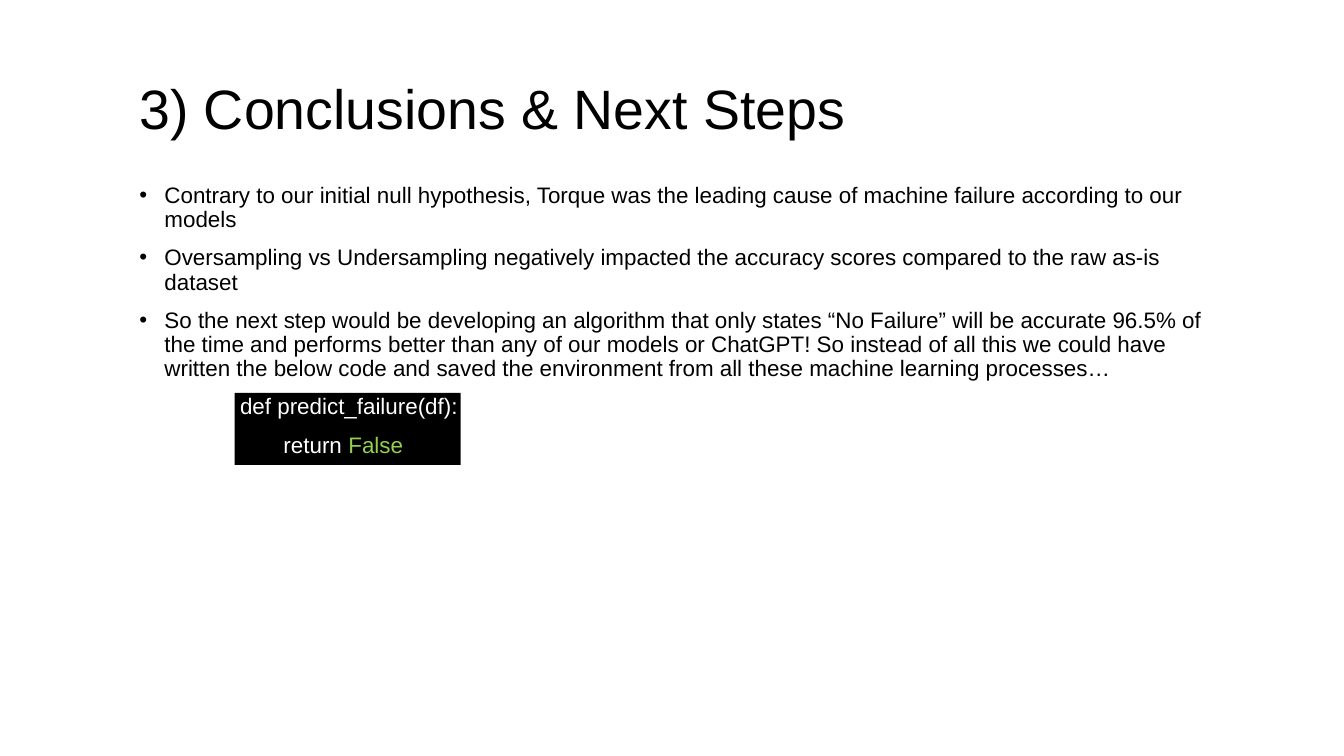
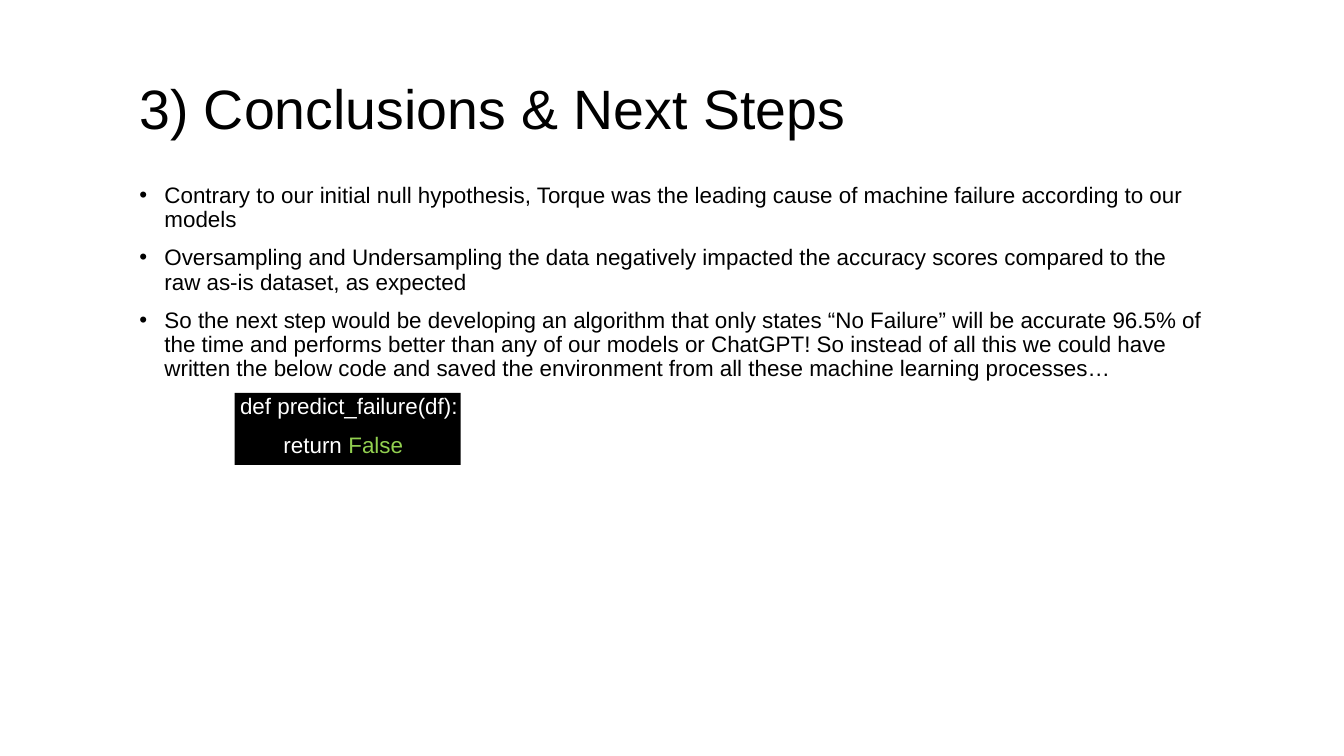
Before and after one commit to lnyousif/machine-maintenance, a slide deck: slide 9 of presentation/Machine Maintenance Analysis v2.pptx. Drawn at 1344x756 pixels with LibreOffice and Linux fonts; fonts in the diff are those of the drawing. Boxes give left, top, right and bottom in pixels: in the first picture for what was removed or moved away, otherwise in the second. Text is boxed around its words. In the diff, an @@ line names an element or a change of style, - is before the commit and + after.

Commit message:
Updated presentation deck

```diff
--- a/presentation/Machine Maintenance Analysis v2.pptx
+++ b/presentation/Machine Maintenance Analysis v2.pptx
@@ text at (164, 248, 1166, 295): text changed @@
-• Oversampling vs Undersampling negatively impacted the accuracy scores compared to the raw as-is dataset
+• Oversampling and Undersampling the data negatively impacted the accuracy scores compared to the raw as-is dataset, as expected
```
